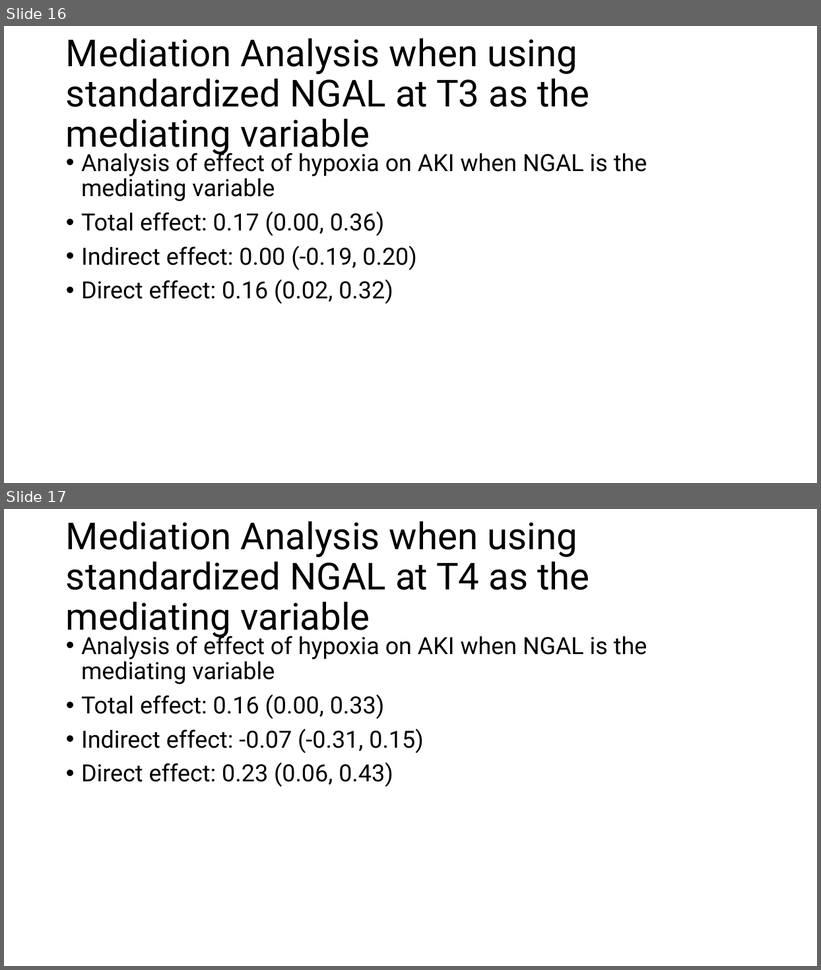
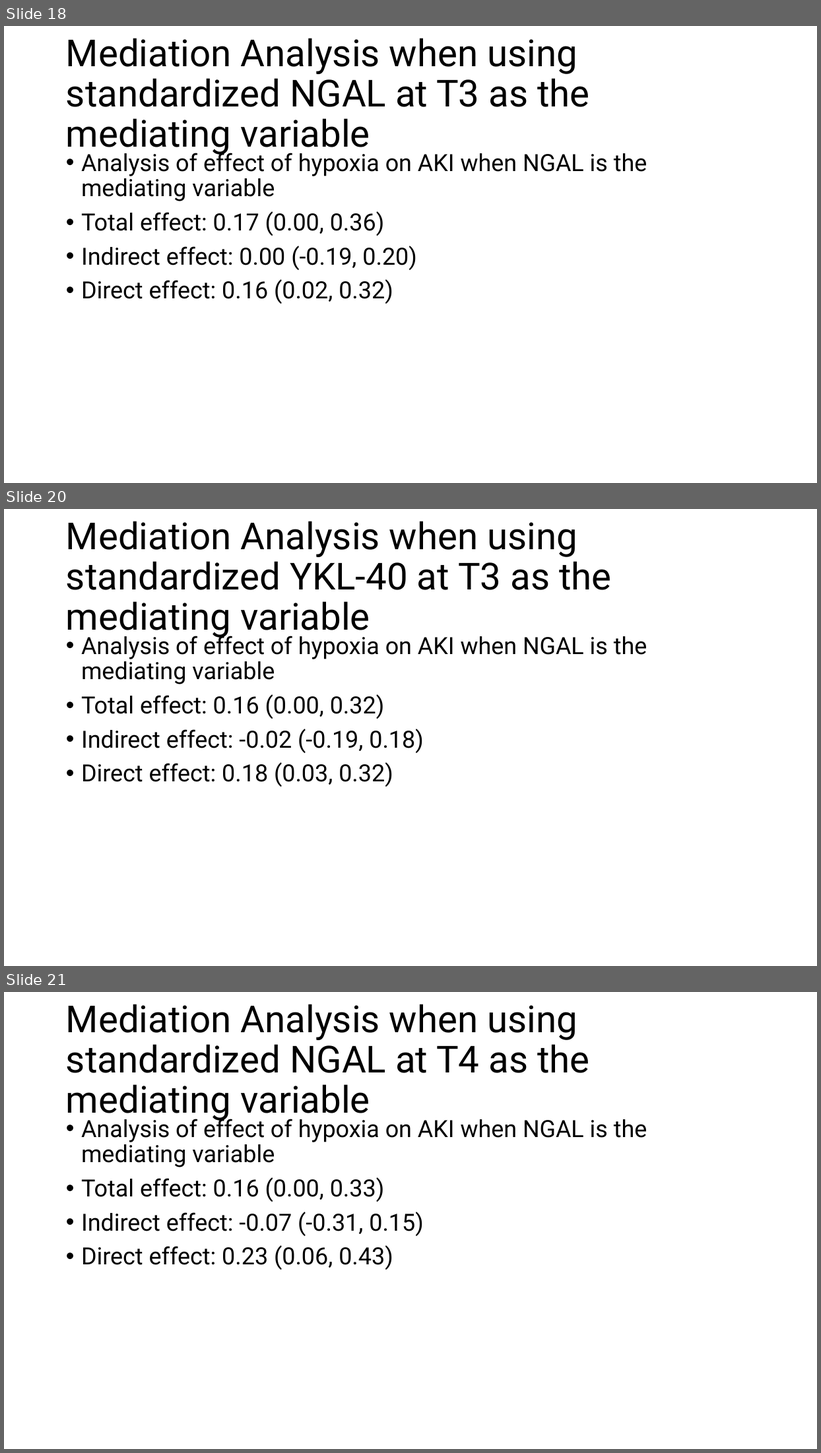
Before and after one commit to jacobmchen/imputation_pipeline, a slide deck: exploratory_analysis/plots/compare_plots.pptx. Shown one above the other, each under a label of ours: slides 16 and 17 before the commit, slides 18, 20 and 21 after it; the slides between them are not shown. The pictures are 821x970 and 821x1453 pixels, drawn with LibreOffice and Linux fonts; fonts in the diff are those of the drawing. Boxes give left, top, right and bottom in pixels: in the first picture for what was removed or moved away, otherwise in the second. Text is boxed around its words. In the diff, an @@ line names an element or a change of style, - is before the commit and + after.

```diff
--- a/exploratory_analysis/plots/compare_plots.pptx
+++ b/exploratory_analysis/plots/compare_plots.pptx
@@ slide 20 added at (x1=4, y1=509, x2=817, y2=966), background #FFFFFF @@
@@ title added at (x1=66, y1=521, x2=611, y2=638), 44 pt, text #000000 @@
+Mediation Analysis when using standardized YKL-40 at T3 as the mediating variable
@@ text added at (x1=81, y1=632, x2=648, y2=787), 28 pt, text #000000 @@
+• Analysis of effect of hypoxia on AKI when NGAL is the mediating variable
+• Total effect: 0.16 (0.00, 0.32)
+• Indirect effect: -0.02 (-0.19, 0.18)
+• Direct effect: 0.18 (0.03, 0.32)
@@ what was slide 16 is now slide 18 @@
@@ what was slide 17 is now slide 21 @@
```
Also in this commit, not shown: 9 other slides added.
